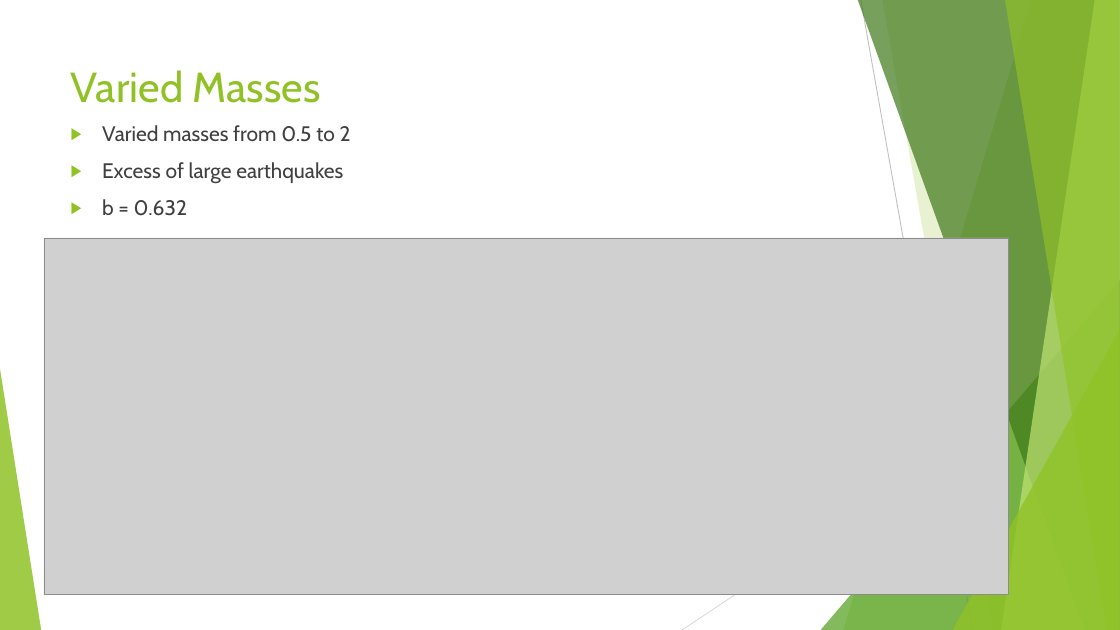
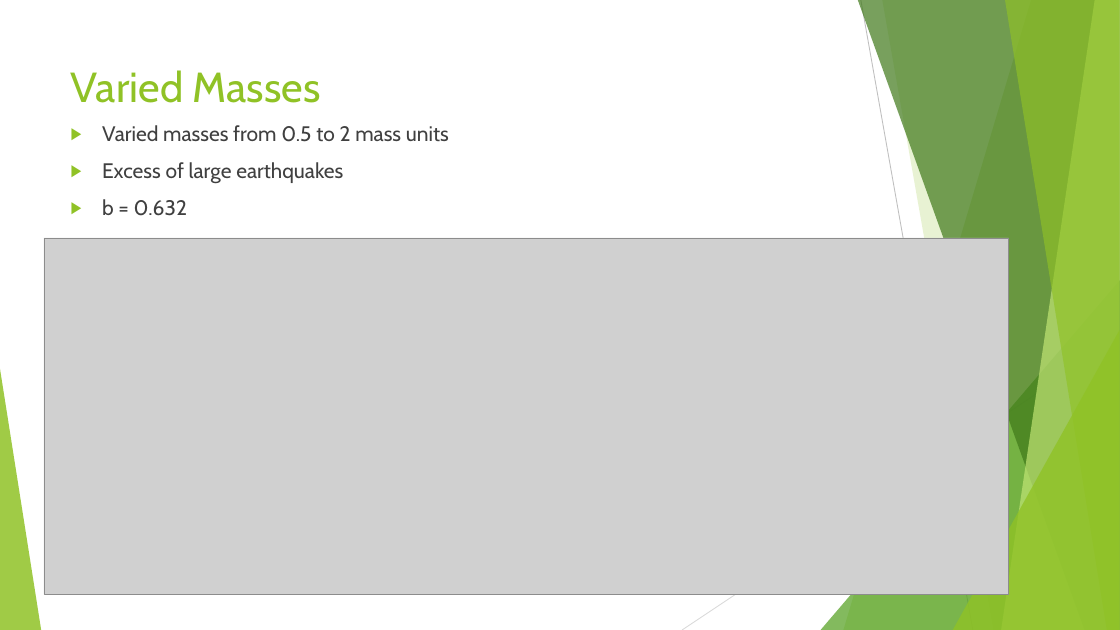
Before and after one commit to aMartin6/Final_Project, a slide deck: slide 10 of Earthquake Presentation.pptx. Drawn at 1120x630 pixels with LibreOffice and Linux fonts; fonts in the diff are those of the drawing; grey boxes stand for pictures. Boxes give left, top, right and bottom in pixels: in the first picture for what was removed or moved away, otherwise in the second. Text is boxed around its words. In the diff, an @@ line names an element or a change of style, - is before the commit and + after.

```diff
--- a/Earthquake Presentation.pptx
+++ b/Earthquake Presentation.pptx
@@ text at box(102, 125, 449, 142): text changed @@
-▶ Varied masses from 0.5 to 2
+▶ Varied masses from 0.5 to 2 mass units
```
Also in this commit, not shown: 2 other slides changed, 1 other file.
